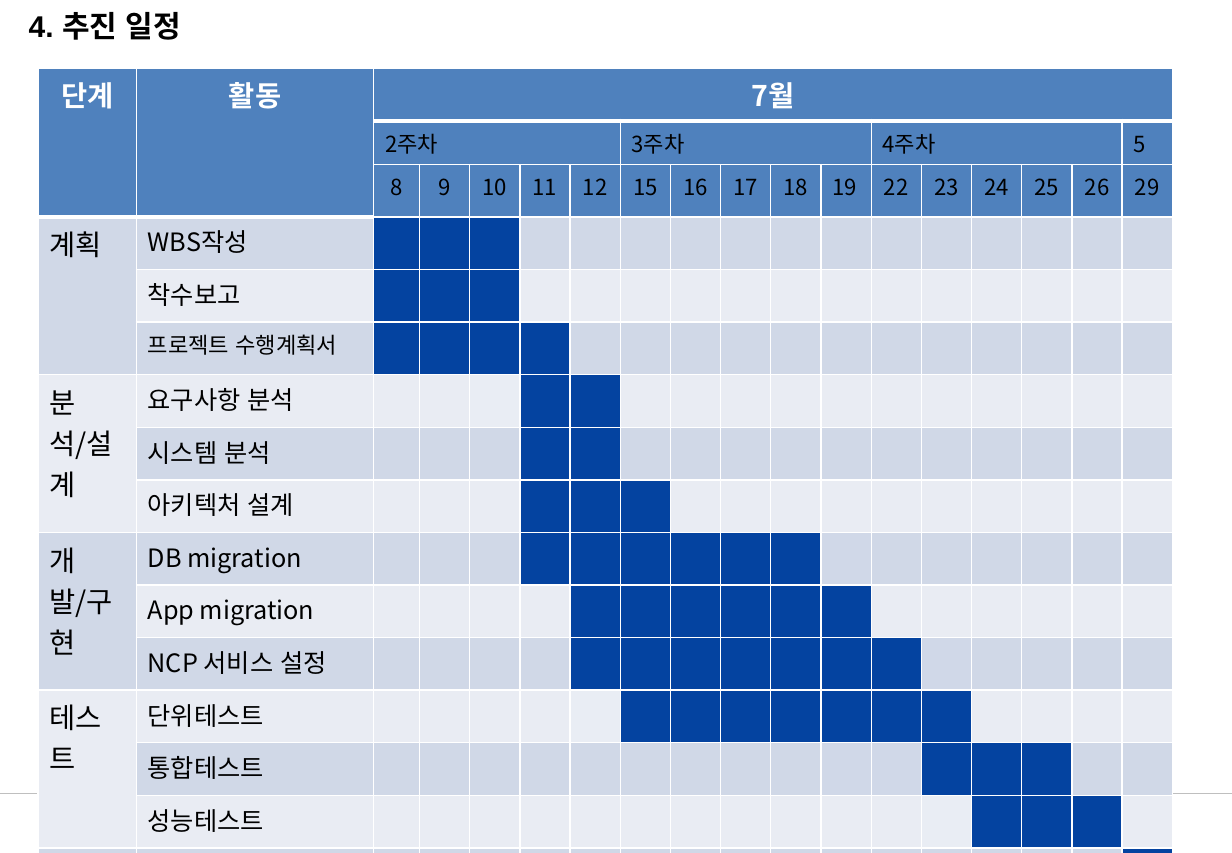
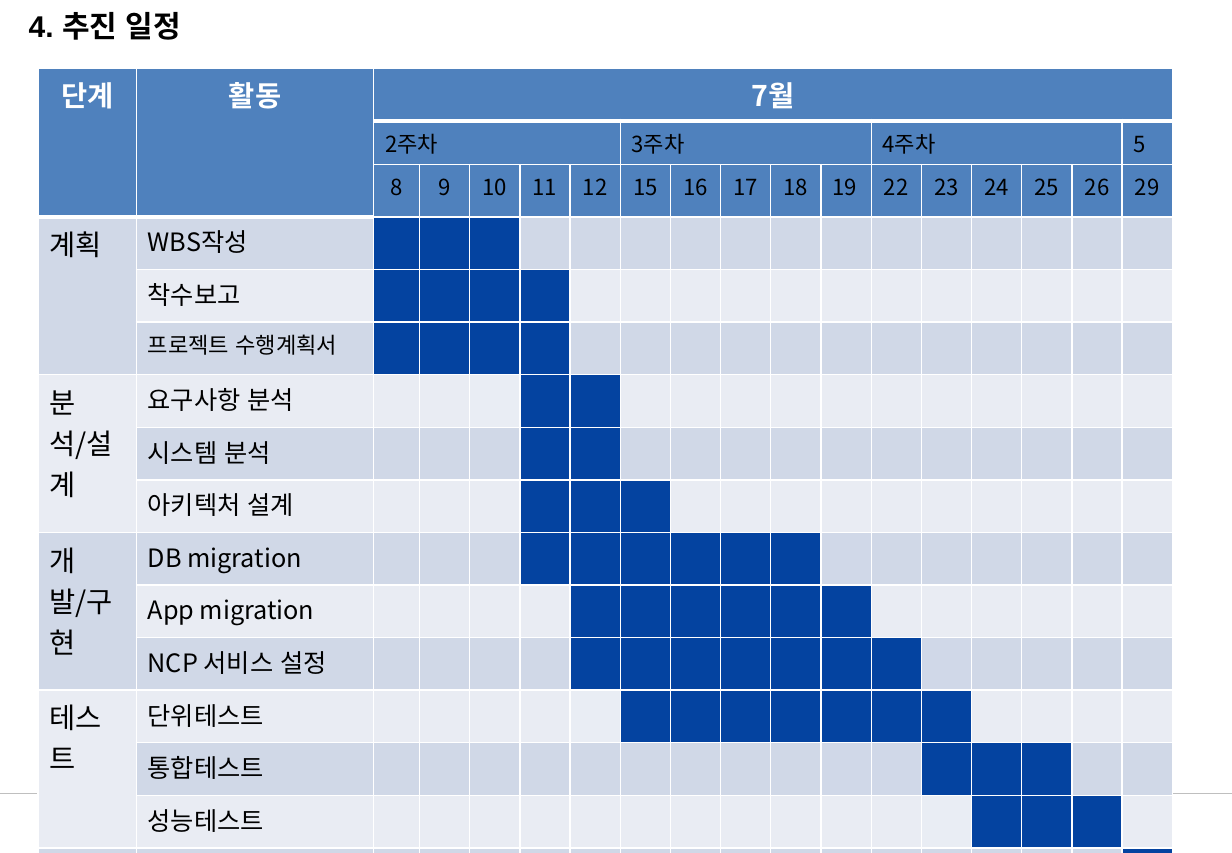
Before and after one commit to JeongHyeongKim/Deploy_Project, a slide deck: slide 10 of 산출물/NCP프로젝트계획서_0710.pptx. Drawn at 1232x853 pixels with LibreOffice and Linux fonts; fonts in the diff are those of the drawing; background and template pictures are left out. Boxes give left, top, right and bottom in pixels: in the first picture for what was removed or moved away, otherwise in the second. Text is boxed around its words. In the diff, an @@ line names an element or a change of style, - is before the commit and + after.

```diff
--- a/산출물/NCP프로젝트계획서_0710.pptx
+++ b/산출물/NCP프로젝트계획서_0710.pptx
@@ table at (38,68,1171,836) @@
@@ fill #E9EDF4 to #0443A0 in row 5, column 6 @@
```
Also in this commit, not shown: 4 other slides changed, 1 other file.
